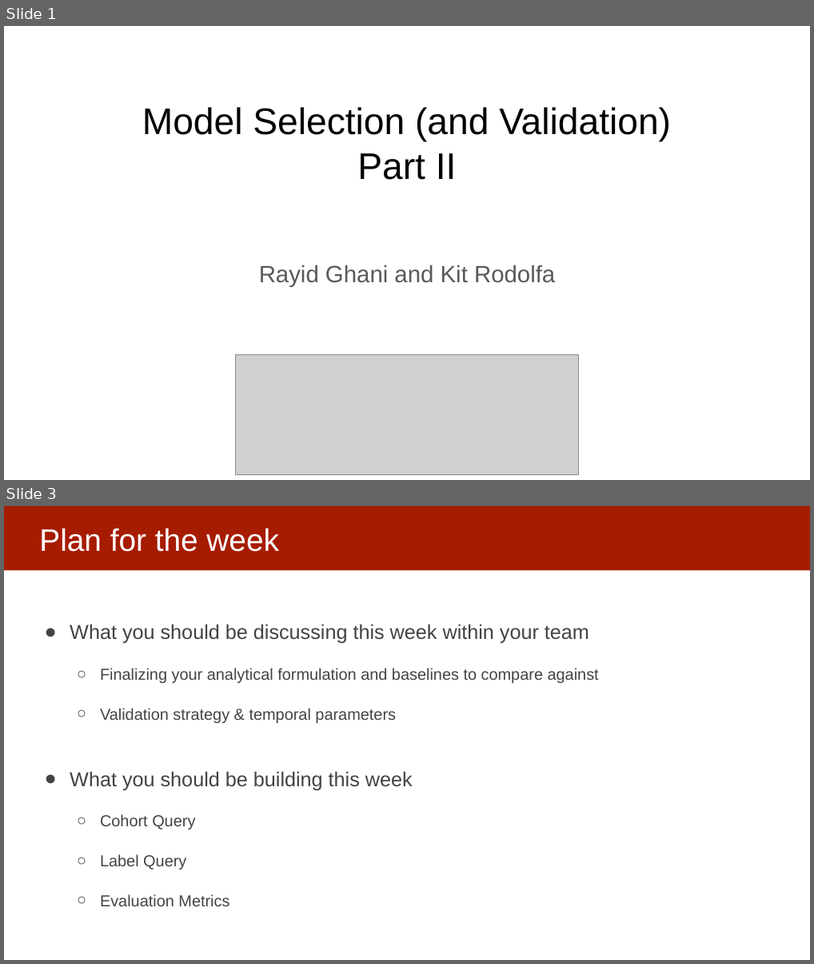
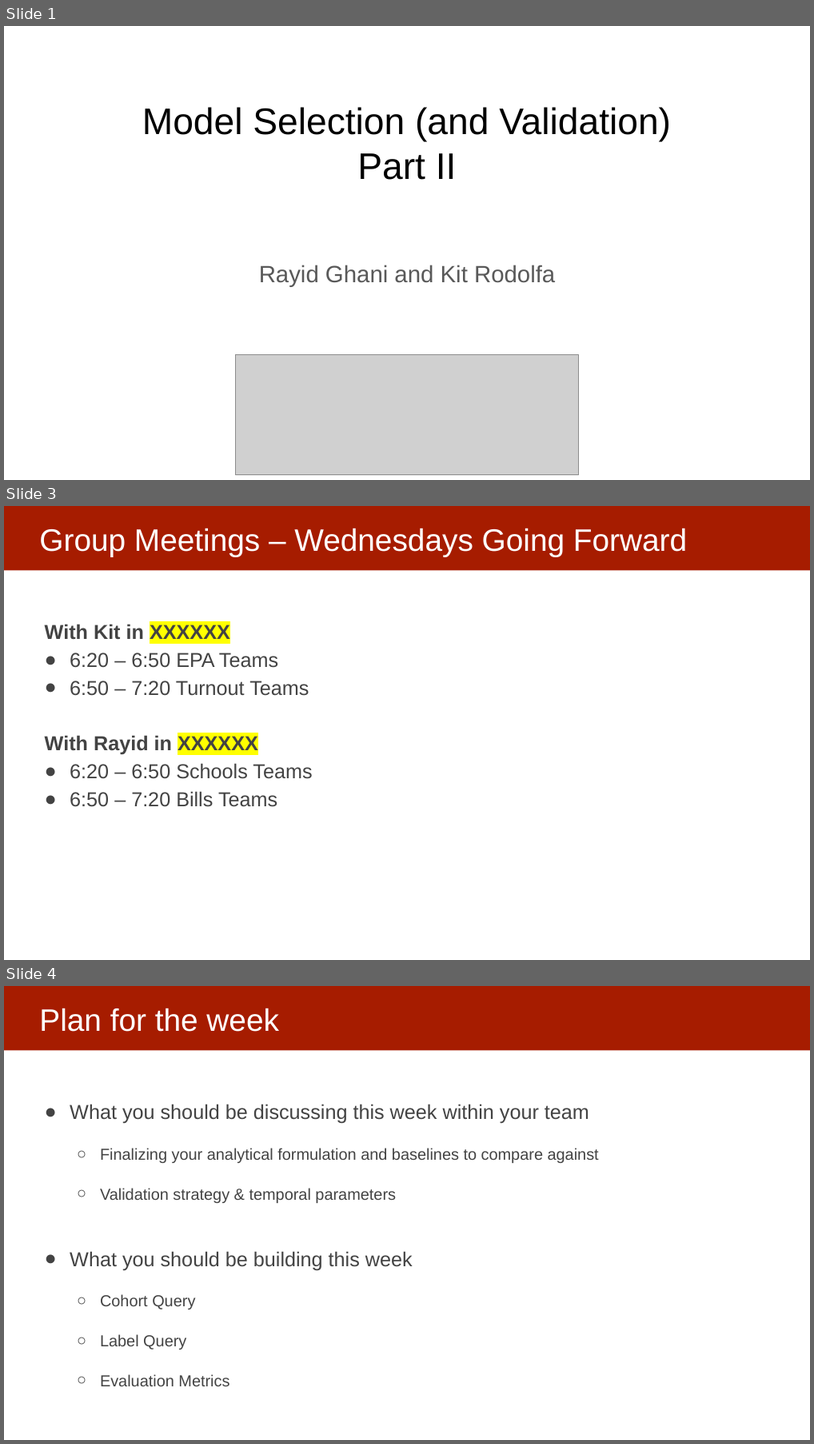
Before and after one commit to dssg/mlforpublicpolicylab, a slide deck: 06 - Performance and Evaluation Pt 2/Model Selection and Validation - Part II.pptx. Shown one above the other, each under a label of ours: slides 1 and 3 before the commit, slides 1, 3 and 4 after it; the slides between them are not shown. The pictures are 814x964 and 814x1444 pixels, drawn with LibreOffice and Linux fonts; fonts in the diff are those of the drawing; grey boxes stand for pictures. Boxes give left, top, right and bottom in pixels: in the first picture for what was removed or moved away, otherwise in the second. Text is boxed around its words. In the diff, an @@ line names an element or a change of style, - is before the commit and + after.

```diff
--- a/06 - Performance and Evaluation Pt 2/Model Selection and Validation - Part II.pptx
+++ b/06 - Performance and Evaluation Pt 2/Model Selection and Validation - Part II.pptx
@@ slide 3 added at <box>4,506,810,960</box>, background #FFFFFF; not listed: 1 template element that a slide beside it also shows @@
@@ title added at <box>39,528,687,556</box>, 37 pt, text #FFFFFF @@
+Group Meetings – Wednesdays Going Forward
@@ text added at <box>45,624,312,807</box>, 24 pt, text #434343 @@
+With Kit in XXXXXX
+● 6:20 – 6:50 EPA Teams
+● 6:50 – 7:20 Turnout Teams
+With Rayid in XXXXXX
+● 6:20 – 6:50 Schools Teams
+● 6:50 – 7:20 Bills Teams
@@ what was slide 3 is now slide 4 @@
```
Also in this commit, not shown: 2 slides changed.
